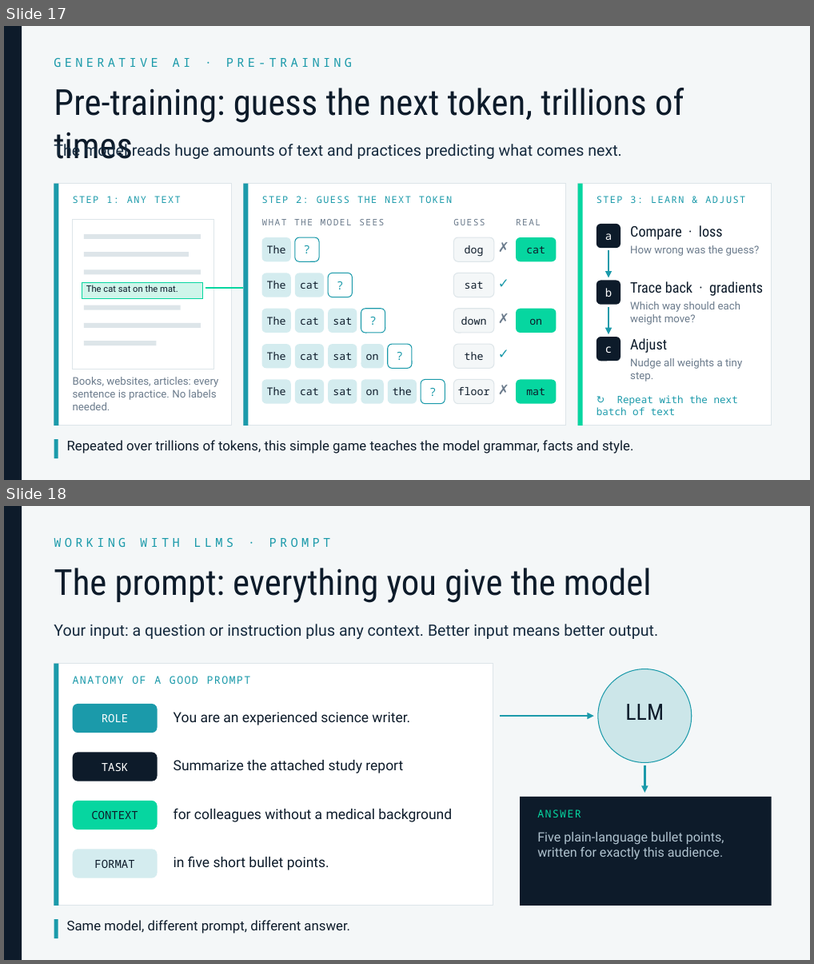
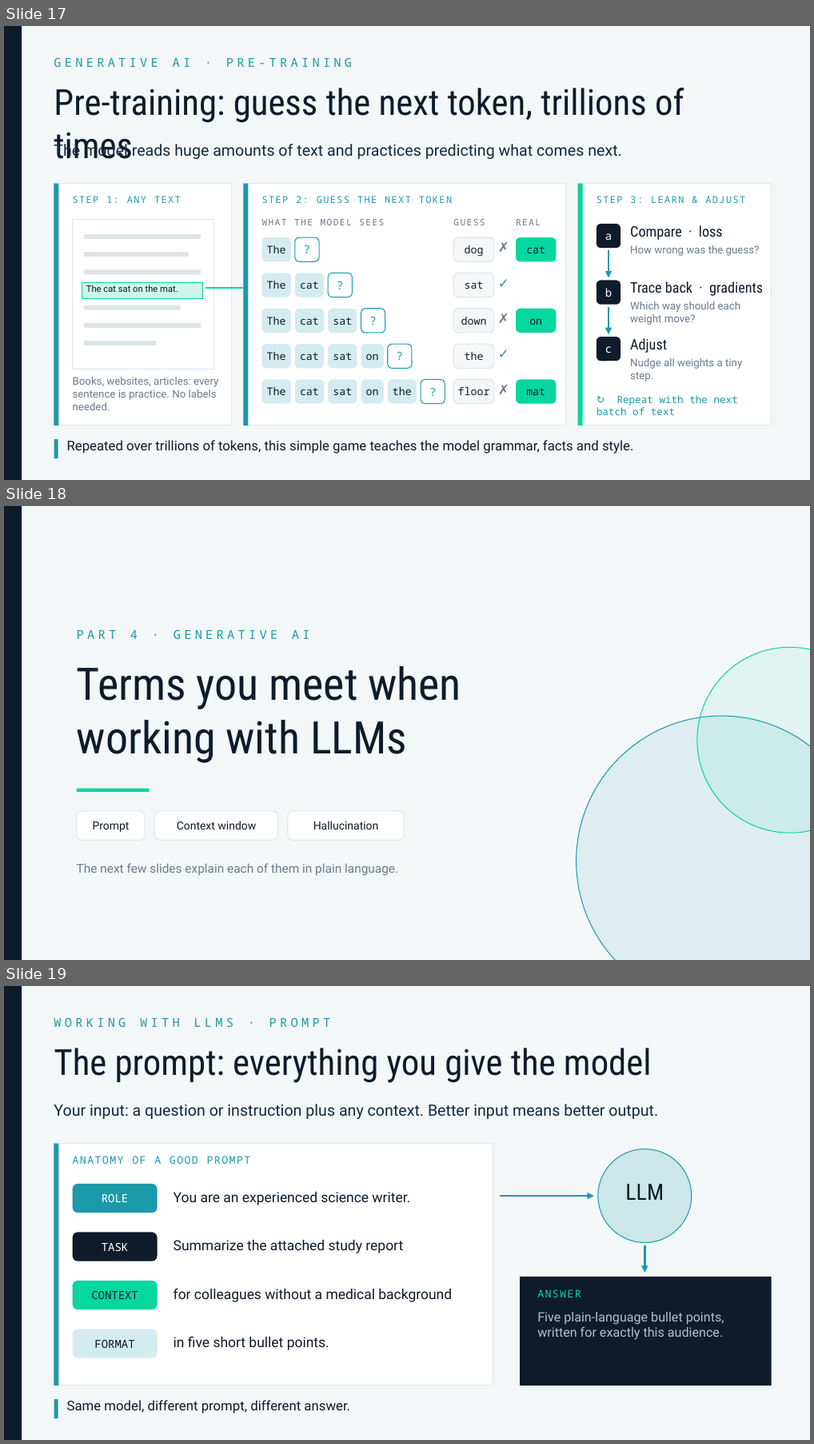
Before and after one commit to lukasroedl/ai-terminology-hell, a slide deck: ai-terminology-hell.pptx. Shown one above the other, each under a label of ours: slides 17 and 18 before the commit, slides 17, 18 and 19 after it. The pictures are 814x964 and 814x1444 pixels, drawn with LibreOffice and Linux fonts; fonts in the diff are those of the drawing. Boxes give left, top, right and bottom in pixels: in the first picture for what was removed or moved away, otherwise in the second. Text is boxed around its words. In the diff, an @@ line names an element or a change of style, - is before the commit and + after.

```diff
--- a/ai-terminology-hell.pptx
+++ b/ai-terminology-hell.pptx
@@ slide 18 added at bbox=[4, 506, 810, 960], background #F4F7F8 @@
@@ rectangle added at bbox=[4, 506, 22, 959], fill #0D1B2A @@
@@ text added at bbox=[77, 630, 310, 639], 11 pt, text #1B9AAA @@
+PART 4 · GENERATIVE AI
@@ ellipse added at bbox=[698, 647, 810, 832], fill #06D6A0 at 8% opacity, outline #06D6A0 0.75 pt @@
@@ text added at bbox=[77, 666, 462, 763], 40 pt, text #0D1B2A @@
+Terms you meet when
+working with LLMs
@@ ellipse added at bbox=[577, 716, 810, 960], fill #1B9AAA at 10% opacity, outline #1B9AAA 0.75 pt @@
@@ rectangle added at bbox=[77, 788, 149, 792], fill #06D6A0 @@
@@ rounded rectangle added at bbox=[77, 811, 145, 840], fill #FFFFFF, outline #DDE5E9 0.75 pt, 10 pt, text #0D1B2A @@
+Prompt
@@ rounded rectangle added at bbox=[154, 811, 278, 840], fill #FFFFFF, outline #DDE5E9 0.75 pt, 10 pt, text #0D1B2A @@
+Context window
@@ rounded rectangle added at bbox=[288, 811, 405, 840], fill #FFFFFF, outline #DDE5E9 0.75 pt, 10 pt, text #0D1B2A @@
+Hallucination
@@ text added at bbox=[77, 863, 398, 875], 11 pt, text #6B7B8C @@
+The next few slides explain each of them in plain language.
@@ what was slide 18 is now slide 19 @@
```
Also in this commit, not shown: 3 slides changed, 2 other slides added, 2 slides removed, 11 other files.
